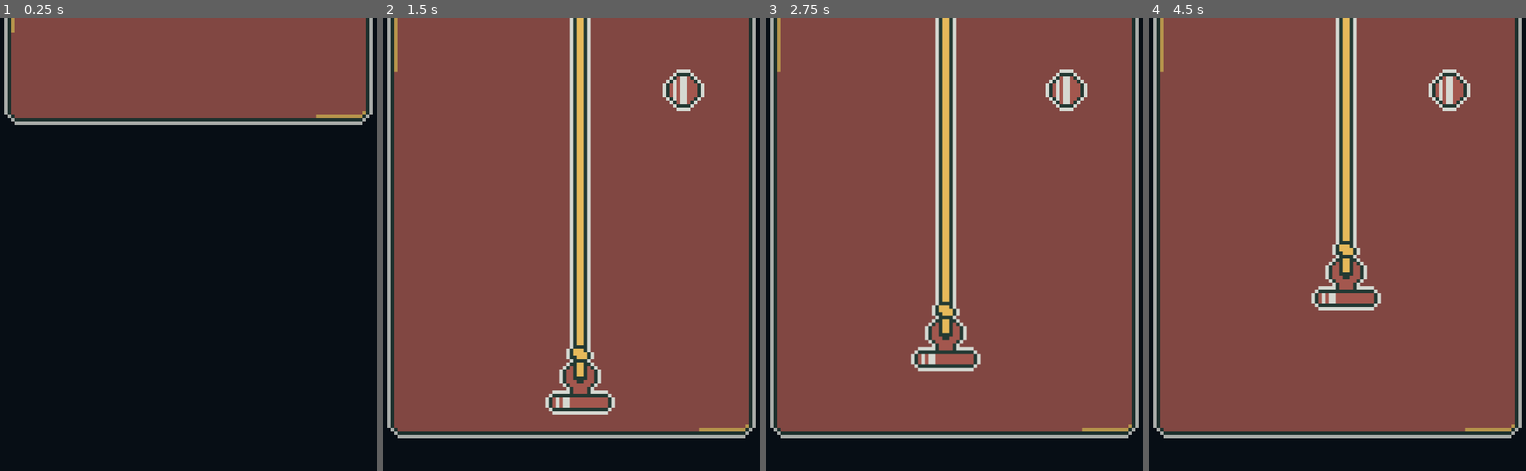
Above: before the commit, frames 1-4 (left to right).
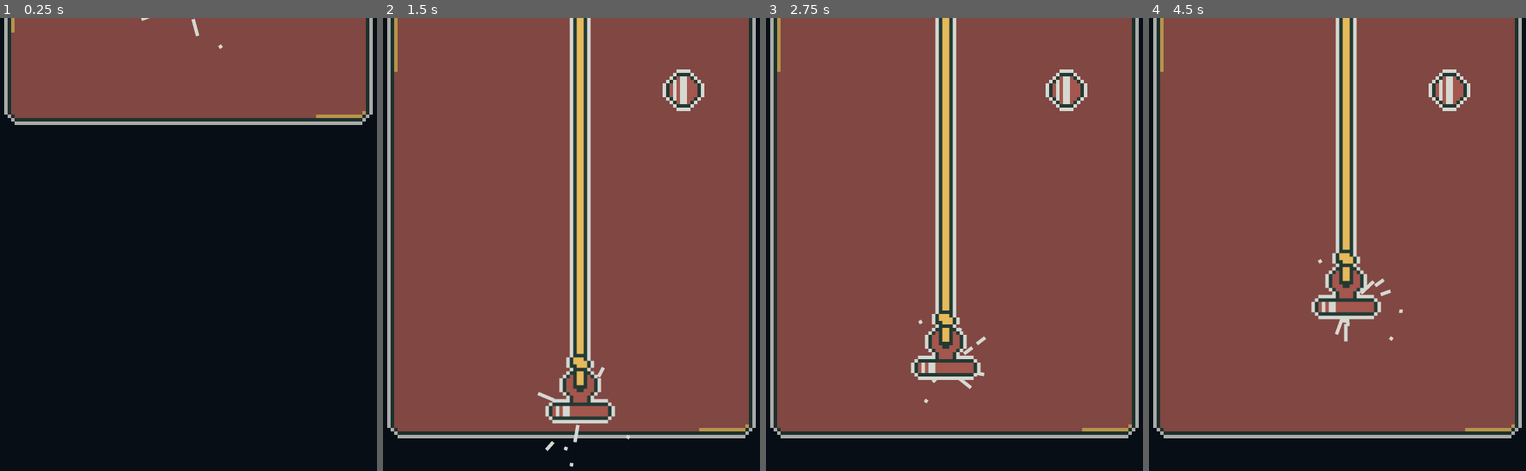
Above: after the commit, the same moments.

Repository: vida85/water-under-the-bridge
Game: Godot game, scene res://scenes/mini game/MiniGame_v2.tscn
Two runs of this game, one before a commit and one after it. Both use one fixed random seed, a clock stepped at 60 frames per second and the inputs below. This scene is started directly instead of the project's main scene.
Inputs (mouse positions are in pixels of both pictures, inside the frame that each line leads up to):
- Up to frame 1 (0.25 s): no input
- Up to frame 2 (1.5 s): tap Enter (ui_accept) at 0.5 s; move the mouse to (692, 244) at 0.52 s; hold D (right) 0.53-1.25 s; hold E (cast_line) 0.53-1.25 s; click (692, 244) at 0.67 s; tap Space (jump) at 0.77 s; drag from (458, 294) to (684, 90) at 1.27 s
- Up to frame 3 (2.75 s): move the mouse to (1011, 158) at 2.02 s; hold A (left) from 2.03 s (still down); hold E (cast_line) from 2.03 s (still down)
- Up to frame 4 (4.5 s): release A (left) at 2.75 s; release E (cast_line) at 2.75 s; drag from (1311, 366) to (1341, 40) at 2.77 s; move the mouse to (1503, 344) at 3.52 s; hold D (right) 3.53-4.25 s; hold E (cast_line) 3.53-4.25 s; tap Space (jump) at 3.77 s; drag from (1171, 194) to (1341, 40) at 4.27 s

The runs differ from the first frame. In frame 1, less than 0.1% of the frame differs, in the area x 37-60%, y 0-7%; in frame 2, 1.8%; in frame 3, 1.8%; in frame 4, 1.9%, in the area x 42-68%, y 49-72%.

Commit message:
added magnet particles.

Diff:
--- a/magnet-gold/autoloads/game_state.gd
+++ b/magnet-gold/autoloads/game_state.gd
@@ -4,7 +4,7 @@
 
 
 var current_magnet: Magnets.Type = Magnets.Type.BASIC
-var current_money_earned: float = 0.0
+var current_money_earned: float = 200.0
 var inventory: Dictionary[ItemResource, int]
 
 
--- a/magnet-gold/resources/magnet_resource.gd
+++ b/magnet-gold/resources/magnet_resource.gd
@@ -3,6 +3,7 @@
 
 @export var magnet_influence: Dictionary[Magnets.Type, int]
 @export var magnet_textures: Dictionary[Magnets.Type, Texture2D]
+@export var magnet_sprite_offsets: Dictionary[Magnets.Type, Vector2]
 @export var magnet_icons: Dictionary[Magnets.Type, Texture2D]
 @export var magnet_names: Dictionary[Magnets.Type, String]
 @export var magnet_prices: Dictionary[Magnets.Type, float]
--- a/magnet-gold/scenes/magnet/magnet_resource.tres
+++ b/magnet-gold/scenes/magnet/magnet_resource.tres
@@ -20,6 +20,11 @@
 1: ExtResource("2_xenhq"),
 2: ExtResource("3_vyri4")
 })
+magnet_sprite_offsets = Dictionary[int, Vector2]({
+0: Vector2(0, -3.5),
+1: Vector2(0, -5),
+2: Vector2(0, -7)
+})
 magnet_icons = Dictionary[int, Texture2D]({
 0: ExtResource("5_icon1"),
 1: ExtResource("6_icon2"),
--- a/magnet-gold/scenes/mini game/MiniGame_v2.tscn
+++ b/magnet-gold/scenes/mini game/MiniGame_v2.tscn
@@ -8,6 +8,7 @@
 [ext_resource type="AudioStream" uid="uid://hpan5s8soo1e" path="res://shared assets/audio/sfx/magnet_slide_sfx00054464.mp3" id="4_gnelm"]
 [ext_resource type="AudioStream" uid="uid://baia8xqn0xjjg" path="res://shared assets/audio/sfx/cash_sfx00000000.mp3" id="4_xrsr2"]
 [ext_resource type="AudioStream" uid="uid://byqowspbrenu8" path="res://shared assets/audio/sfx/coin_sfx00000000.mp3" id="5_gnelm"]
+[ext_resource type="Texture2D" uid="uid://cajl8tk4jmpb2" path="res://shared assets/images/textures/mag-effect.png" id="6_mag_effect"]
 
 [sub_resource type="Animation" id="Animation_plrat"]
 length = 0.001
@@ -86,6 +87,25 @@
 
 [sub_resource type="CircleShape2D" id="CircleShape2D_or2j1"]
 
+[sub_resource type="CanvasItemMaterial" id="CanvasItemMaterial_mag_effect"]
+particles_animation = true
+particles_anim_h_frames = 8
+particles_anim_v_frames = 1
+particles_anim_loop = true
+
+[sub_resource type="ParticleProcessMaterial" id="ParticleProcessMaterial_attract"]
+particle_flag_align_y = true
+particle_flag_disable_z = true
+emission_shape = 2
+emission_sphere_radius = 12.0
+direction = Vector3(0, -1, 0)
+spread = 0.0
+gravity = Vector3(0, 0, 0)
+radial_accel_min = -60.0
+radial_accel_max = -40.0
+anim_speed_min = 1.0
+anim_speed_max = 1.0
+
 [sub_resource type="WorldBoundaryShape2D" id="WorldBoundaryShape2D_176rl"]
 normal = Vector2(0, 1)
 
@@ -166,7 +186,7 @@
 
 [node name="Magnet" type="Sprite2D" parent="MagnetArea" unique_id=1978576660]
 unique_name_in_owner = true
-position = Vector2(0, -6)
+position = Vector2(0, -3.5)
 texture = ExtResource("1_or2j1")
 region_rect = Rect2(4, 4, 8, 8)
 
@@ -184,6 +204,17 @@
 unique_name_in_owner = true
 rect = Rect2(-10, -28.39, 20, 3)
 
+[node name="AttractionParticles" type="GPUParticles2D" parent="MagnetArea" unique_id=1011293483]
+unique_name_in_owner = true
+z_index = -2
+material = SubResource("CanvasItemMaterial_mag_effect")
+amount = 24
+texture = ExtResource("6_mag_effect")
+lifetime = 0.8
+preprocess = 0.9
+local_coords = true
+process_material = SubResource("ParticleProcessMaterial_attract")
+
 [node name="MagnetStartPosition" type="Marker2D" parent="." unique_id=838112582]
 unique_name_in_owner = true
 position = Vector2(80, 118)
--- a/magnet-gold/scenes/mini game/mini_game_v2.gd
+++ b/magnet-gold/scenes/mini game/mini_game_v2.gd
@@ -13,6 +13,7 @@
 @onready var magnet: Sprite2D = %Magnet
 @onready var magnet_area: Area2D = %MagnetArea
 @onready var magnet_collision_shape: CollisionShape2D = %MagnetCollisionShape
+@onready var attraction_particles: GPUParticles2D = %AttractionParticles
 
 @onready var spawn_area: ReferenceRect = %SpawnArea
 @onready var visible_on_screen_notifier_2d: VisibleOnScreenNotifier2D = %VisibleOnScreenNotifier2D
@@ -73,8 +74,10 @@
 	var radius: float = magnet_resource.magnet_influence[GameState.current_magnet]
 	var texture: Texture2D = magnet_resource.magnet_textures[GameState.current_magnet]
 	magnet.texture = texture
+	magnet.position = magnet_resource.magnet_sprite_offsets[GameState.current_magnet]
 	magnet.z_index = -1
 	magnet_collision_shape.shape.radius = radius * 3
+	(attraction_particles.process_material as ParticleProcessMaterial).emission_sphere_radius = magnet_collision_shape.shape.radius
 	print("Radius of Magnet: ", radius)
 
 
Binary file added: magnet-gold/shared assets/images/textures/mag-effect.png
Not shown, added: magnet-gold/shared assets/images/textures/mag-effect.png.import
